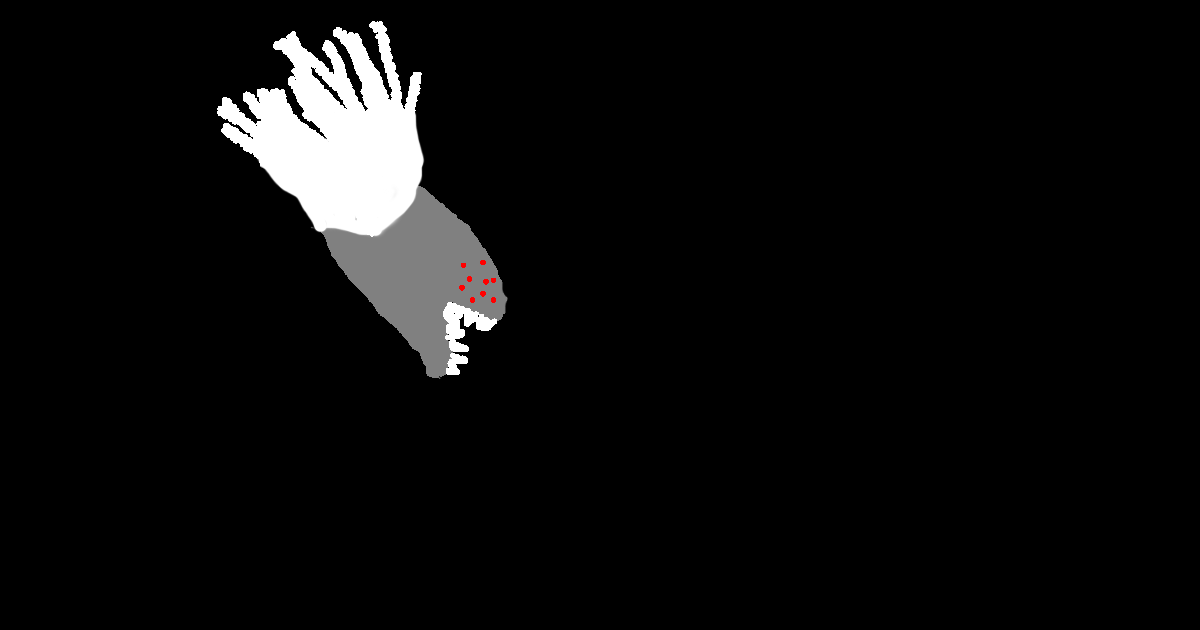
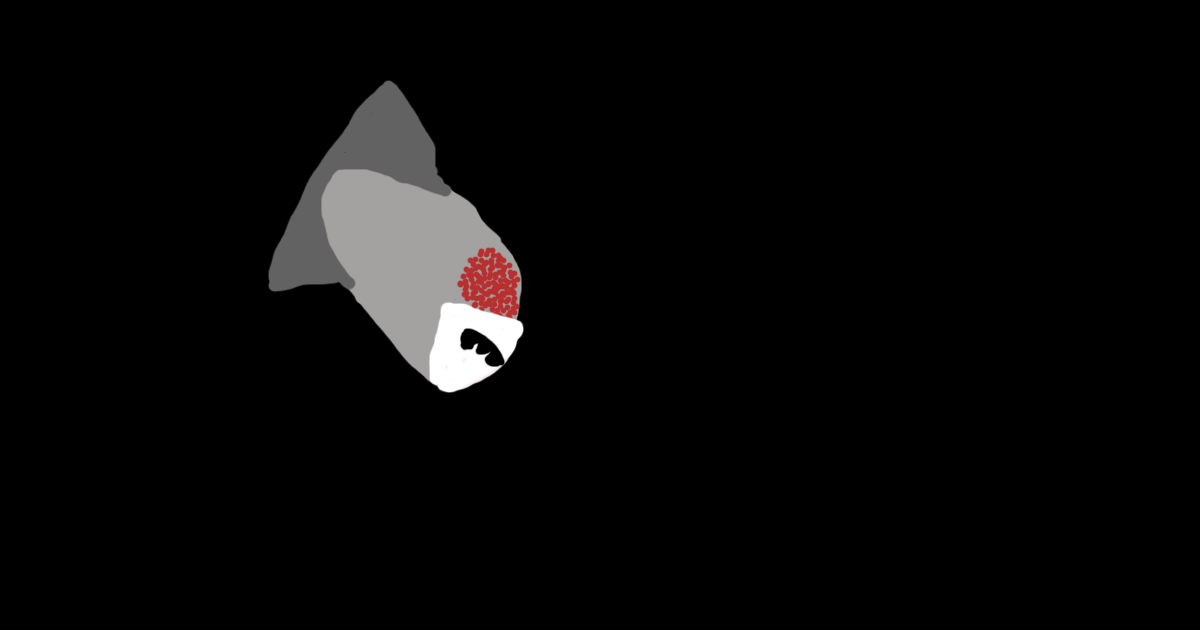
Comparing the layer stacks of the two 1200 x 630 images. Changes:
painted on "Ebene 1" over [217,21,525,394]
